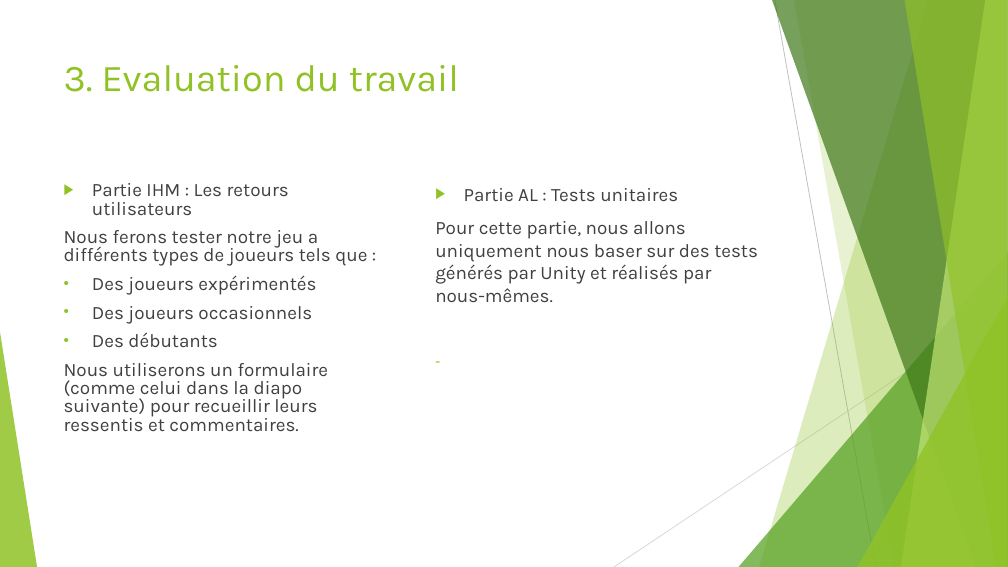
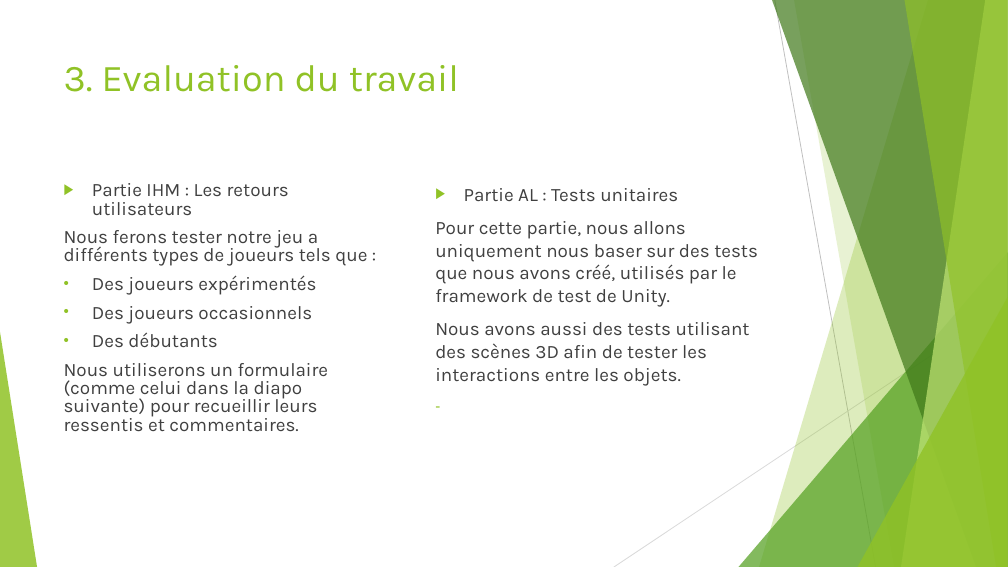
Before and after one commit to PNS-PS7and8/pns-innov1920-pns-innov1920-n, a slide deck: slide 5 of EtatDeLArt.odp. Drawn at 1008x567 pixels with LibreOffice and Linux fonts; fonts in the diff are those of the drawing. Boxes give left, top, right and bottom in pixels: in the first picture for what was removed or moved away, otherwise in the second. Text is boxed around its words. In the diff, an @@ line names an element or a change of style, - is before the commit and + after.

```diff
--- a/EtatDeLArt.odp
+++ b/EtatDeLArt.odp
@@ text at [435,221,758,386]: text changed @@
-Pour cette partie, nous allons uniquement nous baser sur des tests générés par Unity et réalisés par nous-mêmes.
+Pour cette partie, nous allons uniquement nous baser sur des tests que nous avons créé, utilisés par le framework de test de Unity.
+Nous avons aussi des tests utilisant des scènes 3D afin de tester les interactions entre les objets.
```
Also in this commit, not shown: 4 other slides changed, 10 other files.
